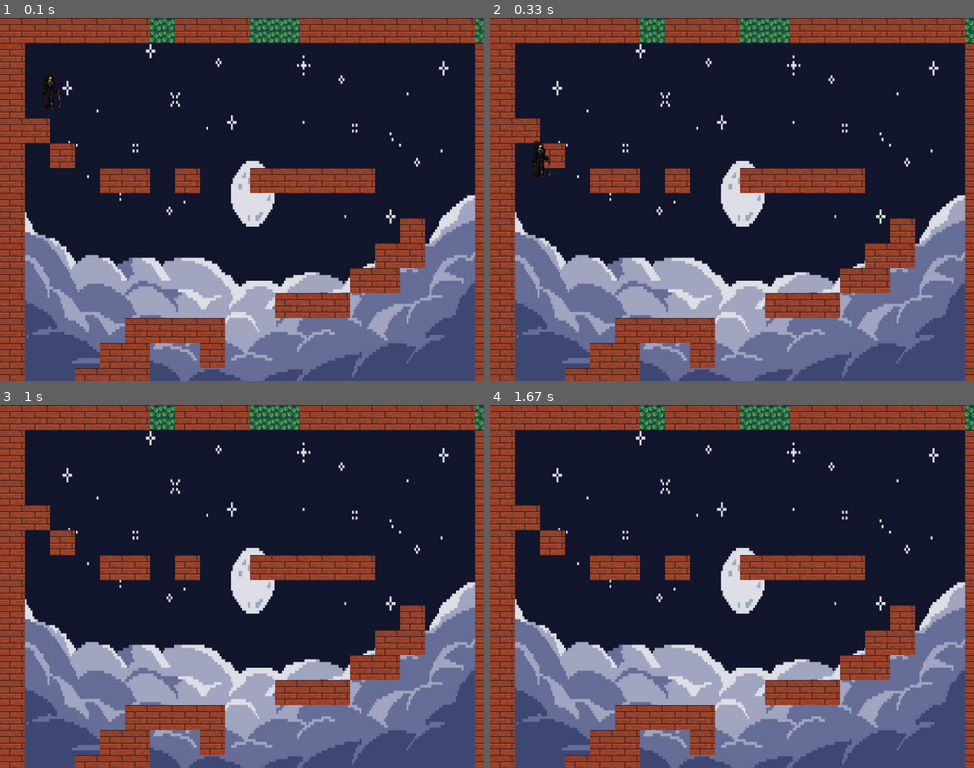
Above: before the commit, frames 1-4 (two rows, left to right).
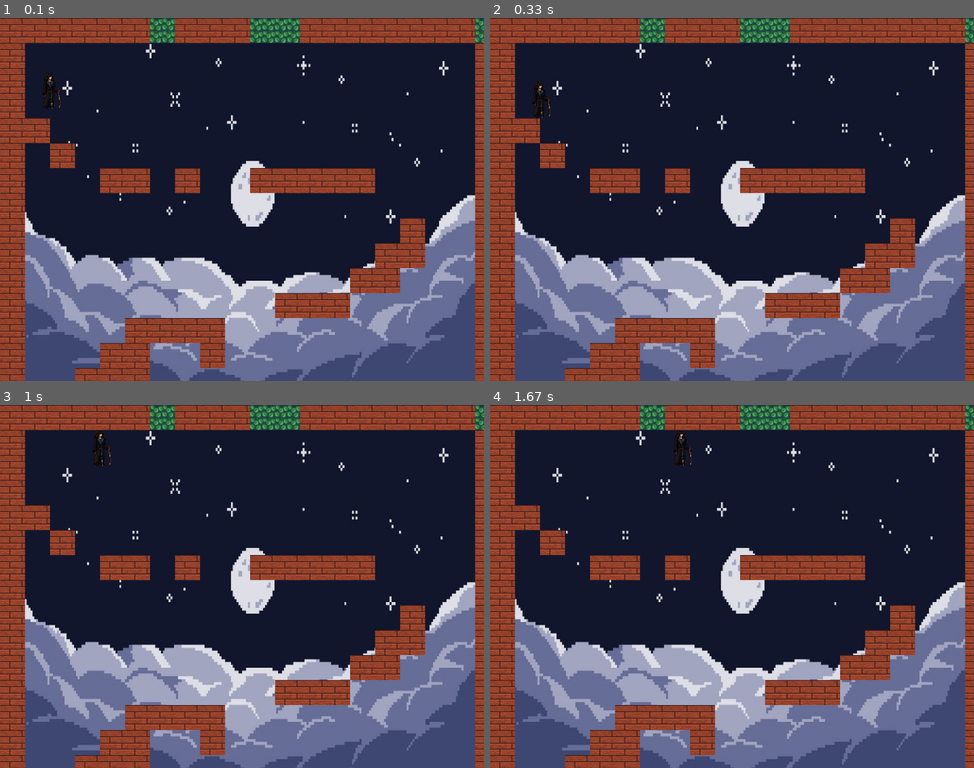
Above: after the commit, the same moments.

Repository: forg27/Pygame_Work
Game: pygame game, started from Wizard_Game.py
The game is run twice, just before and just after one commit, with the same random seed, the same clock (stepped at 60 frames per second) and the same inputs.
Inputs:
- Up to frame 1 (0.1 s): no input
- Up to frame 2 (0.33 s): no input
- Up to frame 3 (1 s): tap Space at 0.33, 0.73 s; hold D from 0.67 s (still down)
- Up to frame 4 (1.67 s): tap Space at 1.03, 1.23, 1.53 s; release D at 1.13 s; hold D 1.17-1.63 s

Frame 1 is identical in both runs. In frame 2, 0.4% of the frame differs, in the area x 8-13%, y 17-44%; in frame 3, 0.2%; in frame 4, 0.2%.

Commit message:
added collision - wall bug is a thing

Diff:
--- a/Wizard_Game.py
+++ b/Wizard_Game.py
@@ -52,8 +52,14 @@
 
 
         #level collision
-
-
+        for tile in world.tile_list:
+            # y collision
+            if tile[1].colliderect(self.rect.x, self.rect.y + delta_y, self.width, self.height):
+                #check if below block
+                if self.y_velocity < 0:
+                    delta_y = tile[1].bottom - self.rect.top
+                if self.y_velocity >= 0:
+                    delta_y = tile[1].top - self.rect.bottom
 
         self.rect.x += delta_x
         self.rect.y += delta_y
